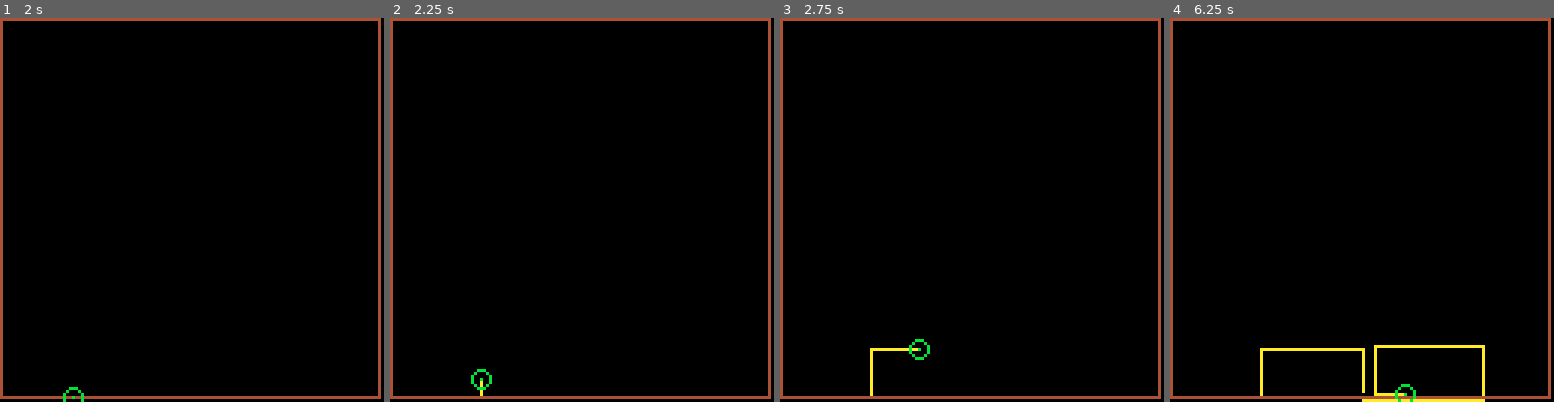
Above: before the commit, frames 1-4 (left to right).
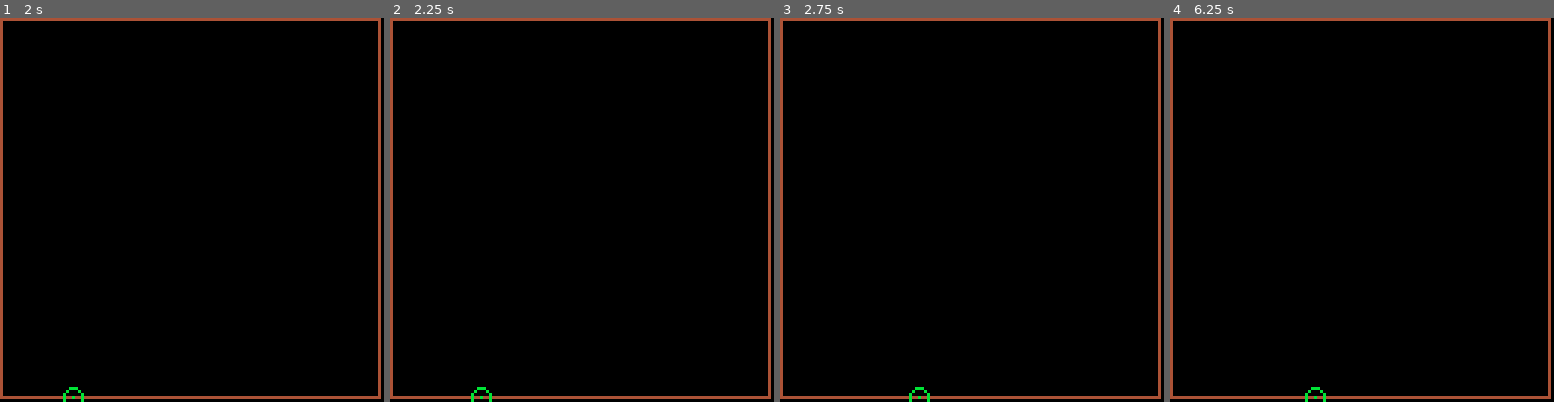
Above: after the commit, the same moments.

Repository: shen-sat/qix
Game: PICO-8 cartridge qix.p8
The game is run twice, just before and just after one commit, with the same random seed, the same clock (stepped at 60 frames per second) and the same inputs.
Inputs:
- Up to frame 1 (2 s): tap X (X key) at 0.33, 1.07, 1.85 s; hold Right from 1.6 s (still down)
- Up to frame 2 (2.25 s): release Right at 2.1 s; hold Up from 2.15 s (still down)
- Up to frame 3 (2.75 s): release Up at 2.42 s; hold Right from 2.47 s (still down)
- Up to frame 4 (6.25 s): tap X (X key) at 2.97, 4.08, 5.2 s; release Right at 3.03 s; hold Left 3.08-3.58 s; hold Down 3.63-3.97 s; hold Right 4.02-4.68 s; hold Up 4.73-5.03 s; hold Left 5.08-5.68 s; hold Down 5.73-6.03 s; hold Right from 6.08 s (still down)

Frame 1 is identical in both runs. In frame 2, 0.2% of the frame differs, in the area x 21-27%, y 91-100%; in frame 3, 0.4%; in frame 4, 1.3%, in the area x 23-83%, y 85-100%.

Commit message:
Add ability to continue drawing line when moving back on to a path

Diff:
--- a/qix.p8
+++ b/qix.p8
@@ -183,7 +182,8 @@
 
  if pget(next_x, next_y) == path_color and compass_points_contain_color(compass_points, background_color) then
   player.x, player.y = next_x, next_y
- elseif pixel_is_drawable(next_x, next_y) then
+  if btn(5) then create_line() end -- when moving from drawing a line to a path, we need to continue drawing a line
+ elseif pixel_is_drawable(next_x, next_y) and btn(5) then
   player.x, player.y = next_x, next_y
   create_line()
  else
@@ -203,7 +203,7 @@
 
 function pixel_is_drawable(x,y)
  local compass_points = get_compass_points(x,y)
- return pget(x,y) == background_color and not pixel_outside_screen(x,y)
+ return pget(x,y) == background_color and not pixel_outside_border(x,y)
 end
 
 function check_overlap(rect_a, rect_b)
@@ -263,8 +263,8 @@
  if x < 1 or x > 126 or y < 1 or y > 126 then return true end
 end
 
-function pixel_outside_screen(x,y)
- if x < 0 or x > 127 or y < 0 or y > 127 then return true end
+function pixel_outside_border(x,y)
+ if x < 0 or x > 126 or y < 0 or y > 126 then return true end
 end
 
 --------------------------------------------------------------------------------
